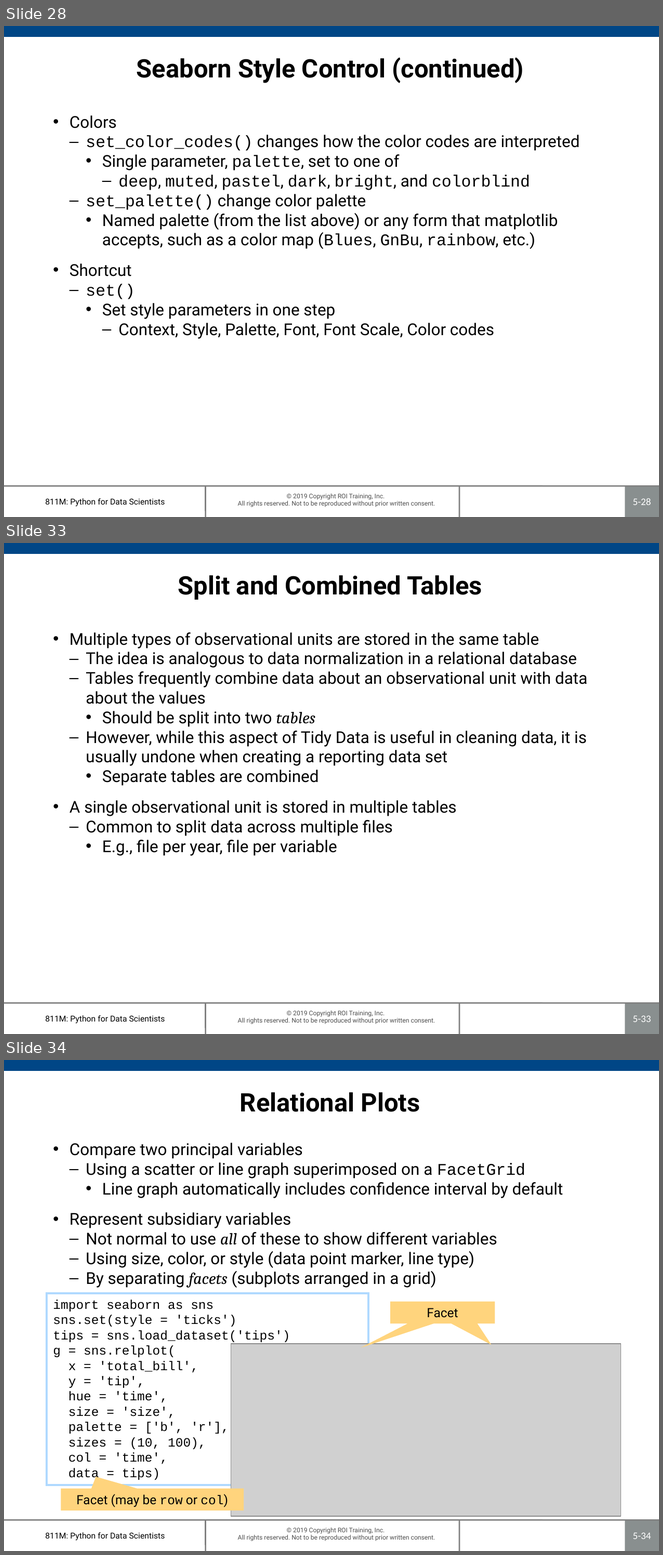
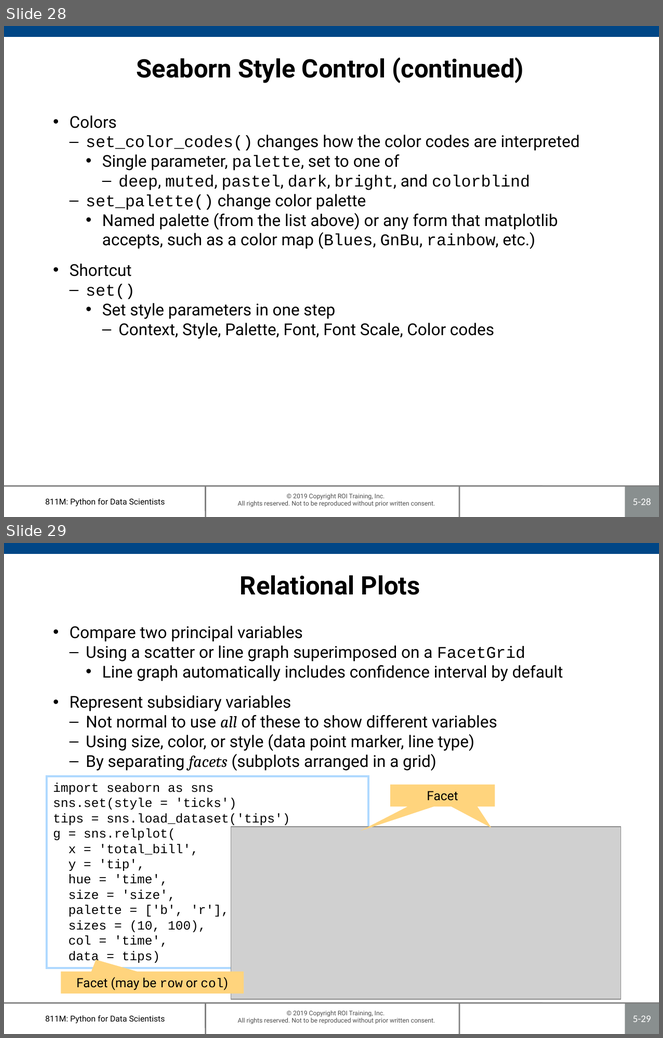
Before and after one commit to roitraining/PythonML, a slide deck: 811M-Ch05_PlottingAndVisualization.pptx. Shown one above the other, each under a label of ours: slides 28, 33 and 34 before the commit, slides 28 and 29 after it; the slides between them are not shown. The pictures are 663x1555 and 663x1038 pixels, drawn with LibreOffice and Linux fonts; fonts in the diff are those of the drawing; grey boxes stand for pictures; background and template pictures are left out. Boxes give left, top, right and bottom in pixels: in the first picture for what was removed or moved away, otherwise in the second. Text is boxed around its words. In the diff, an @@ line names an element or a change of style, - is before the commit and + after.

```diff
--- a/811M-Ch05_PlottingAndVisualization.pptx
+++ b/811M-Ch05_PlottingAndVisualization.pptx
@@ slide 33 removed at box(4, 543, 659, 1034), background #FFFFFF; not listed: 7 template elements that a slide beside it also shows @@
@@ title removed at box(178, 575, 482, 600) @@
-Split and Combined Tables
@@ text removed at box(70, 632, 587, 856) @@
-• Multiple types of observational units are stored in the same table
-  – The idea is analogous to data normalization in a relational database
-  – Tables frequently combine data about an observational unit with data about the values
-    • Should be split into two tables
-  – However, while this aspect of Tidy Data is useful in cleaning data, it is usually undone when creating a reporting data set
-    • Separate tables are combined
-• A single observational unit is stored in multiple tables
-  – Common to split data across multiple files
-    • E.g., file per year, file per variable
@@ what was slide 34 is now slide 29 @@
@@ page number at box(633, 1016, 651, 1022): text changed @@
-5-34
+5-29
```
Also in this commit, not shown: 4 other slides removed, 1 other file.
